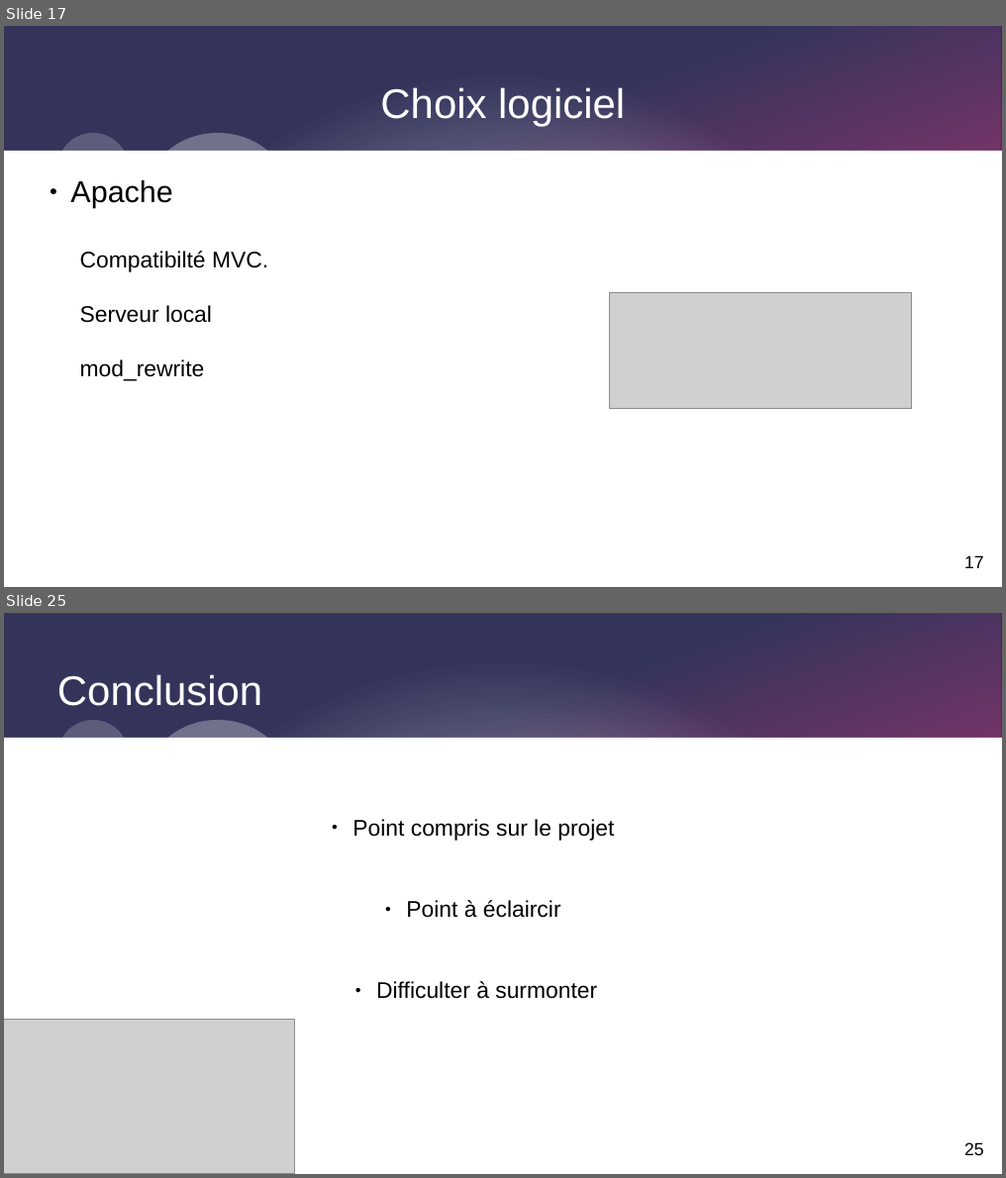
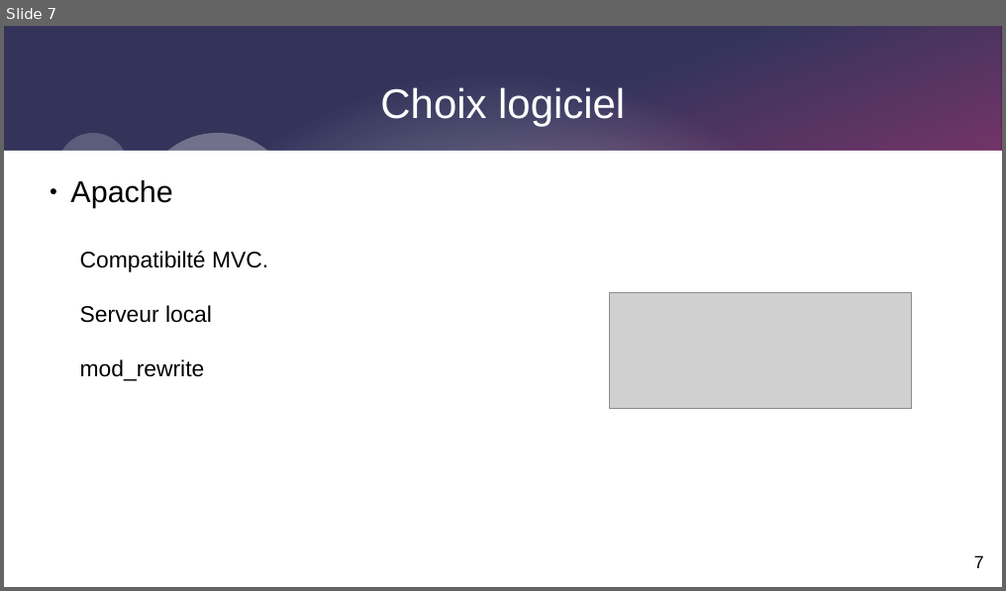
Before and after one commit to Corentinh2/PROJET_GESTIONNAIRE_DE_CHARGE, a slide deck: Diapo_revue1_projet.odp. Shown one above the other, each under a label of ours: slides 17 and 25 before the commit, slide 7 after it; the slides between them are not shown. The pictures are 1006x1178 and 1006x591 pixels, drawn with LibreOffice and Linux fonts; fonts in the diff are those of the drawing; grey boxes stand for pictures. Boxes give left, top, right and bottom in pixels: in the first picture for what was removed or moved away, otherwise in the second. Text is boxed around its words. In the diff, an @@ line names an element or a change of style, - is before the commit and + after.

```diff
--- a/Diapo_revue1_projet.odp
+++ b/Diapo_revue1_projet.odp
@@ slide 25 removed at bbox=[4, 613, 1002, 1174], background #FFFFFF; not listed: 5 template elements that a slide beside it also shows @@
@@ title removed at bbox=[57, 674, 262, 706] @@
-Conclusion
@@ text removed at bbox=[352, 819, 614, 999] @@
-● Point compris sur le projet
-● Point à éclaircir
-● Difficulter à surmonter
@@ picture removed at bbox=[4, 1020, 295, 1174] @@
@@ page number removed at bbox=[964, 1143, 984, 1156] @@
-25
@@ what was slide 17 is now slide 7 @@
@@ page number at bbox=[974, 556, 984, 569]: text changed @@
-17
+7
```
Also in this commit, not shown: 15 slides changed, 9 slides added, 4 other slides removed, 20 other files.
